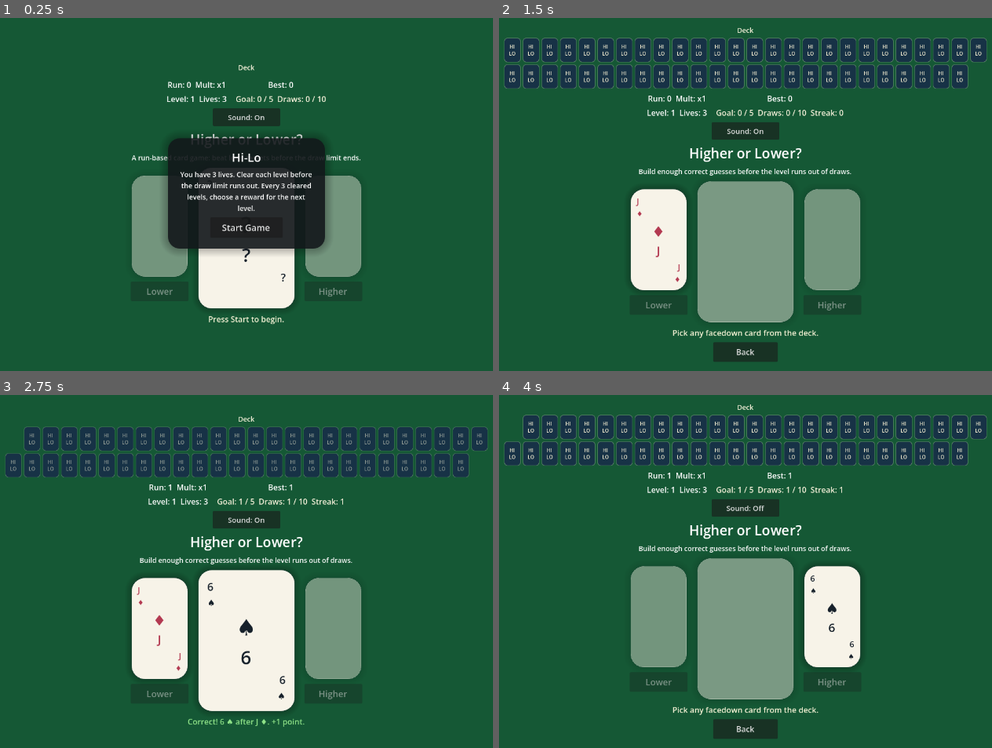
Above: before the commit, frames 1-4 (two rows, left to right).
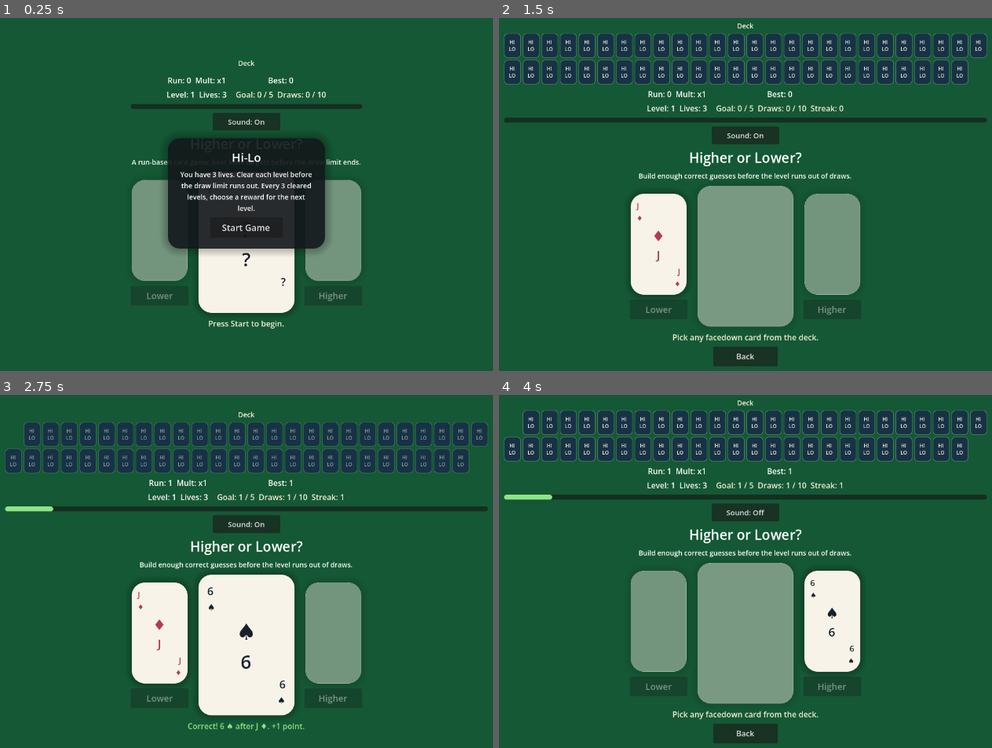
Above: after the commit, the same moments.

Repository: Vasile70Tanasa/hi-lo-godot
Game: Godot game, scene res://scenes/main.tscn
Two runs of this game, one before a commit and one after it. Both use one fixed random seed, a clock stepped at 60 frames per second and the inputs below.
Inputs:
- Up to frame 1 (0.25 s): no input
- Up to frame 2 (1.5 s): click "Start Game" at 0.5 s; click "Lower" at 1.25 s
- Up to frame 3 (2.75 s): click "HI LO" at 2 s
- Up to frame 4 (4 s): click "Sound: On" at 2.75 s; click "Higher" at 3.5 s

The runs differ from the first frame. In frame 1, 3.3% of the frame differs, in the area x 26-74%, y 12-88%; in frame 2, 12%, in the area x 0-100%, y 1-99%; in frame 3, 11%; in frame 4, 12%.

Commit message:
Add streak bar and persist streak between levels
Visual streak bar fills and changes color (green → yellow → orange → red)
as streak grows, with smooth tween animation. Streak no longer resets
between levels or on tie - only on wrong guess or wrong tie bet.

Co-Authored-By: Claude Sonnet 4.6 <noreply@anthropic.com>

Diff:
--- a/scripts/game_state.gd
+++ b/scripts/game_state.gd
@@ -46,6 +46,7 @@
 	run_score = 0
 	active_bonus_draws = 0
 	reward_choice_pending = false
+	current_streak = 0
 	_reset_level_progress()
 
 func get_level_number() -> int:
@@ -139,8 +140,8 @@
 
 	var extra_level_index: int = level_index - LEVEL_CONFIGS.size()
 	return {
-		"target": 10 + int((extra_level_index + 1) / 2),
-		"draw_limit": 10 + int(extra_level_index / 3),
+		"target": 10 + int((extra_level_index + 1) / 2.0),
+		"draw_limit": 10 + int(extra_level_index / 3.0),
 	}
 
 func get_streak_multiplier() -> int:
@@ -176,8 +177,6 @@
 
 func resolve_tie() -> Dictionary:
 	draws_used += 1
-	current_streak = 0
-	precision_chain = 0
 	consecutive_ties += 1
 	return _evaluate_attempt(true, 0)
 
@@ -186,8 +185,6 @@
 	var bonus: int = multiplier * 2
 	run_score += bonus
 	level_score += bonus
-	current_streak = 0
-	precision_chain = 0
 	consecutive_ties = 0
 	return _evaluate_attempt(true, bonus)
 
@@ -291,6 +288,5 @@
 func _reset_level_progress() -> void:
 	level_score = 0
 	draws_used = 0
-	current_streak = 0
-	precision_chain = 0
-	consecutive_ties = 0
+	precision_chain = 0
+	consecutive_ties = 0
--- a/scripts/main.gd
+++ b/scripts/main.gd
@@ -31,6 +31,8 @@
 var pending_reward_message: String = ""
 var shake_tween: Tween
 var bonus_banner_tween: Tween
+var streak_bar: ProgressBar
+var streak_bar_tween: Tween
 var card_sfx_player: AudioStreamPlayer
 var success_sfx_player: AudioStreamPlayer
 var fail_sfx_player: AudioStreamPlayer
@@ -107,6 +109,7 @@
 	_update_mute_button()
 	await get_tree().process_frame
 	_refresh_pivots()
+	_create_streak_bar()
 	_show_start_state()
 
 func start_game() -> void:
@@ -213,6 +216,61 @@
 	_set_modifier_banner_state(modifier_label, modifier_description)
 	_update_deck_label()
 	_rebuild_deck_view()
+	_update_streak_bar(streak_value)
+
+func _create_streak_bar() -> void:
+	var top_bar_node: GridContainer = $GameMargin/GameVBox/TopBar
+	var vbox: VBoxContainer = top_bar_node.get_parent() as VBoxContainer
+
+	streak_bar = ProgressBar.new()
+	streak_bar.min_value = 0
+	streak_bar.max_value = HIGH_STREAK_THRESHOLD
+	streak_bar.value = 0
+	streak_bar.show_percentage = false
+	streak_bar.custom_minimum_size = Vector2(0, 10)
+	streak_bar.size_flags_horizontal = Control.SIZE_EXPAND_FILL
+
+	var bg_style := StyleBoxFlat.new()
+	bg_style.bg_color = Color(0.08, 0.08, 0.08, 0.6)
+	bg_style.corner_radius_top_left = 5
+	bg_style.corner_radius_top_right = 5
+	bg_style.corner_radius_bottom_right = 5
+	bg_style.corner_radius_bottom_left = 5
+	streak_bar.add_theme_stylebox_override("background", bg_style)
+
+	vbox.add_child(streak_bar)
+	vbox.move_child(streak_bar, top_bar_node.get_index() + 1)
+	_apply_streak_bar_fill_style(0)
+
+func _streak_bar_color(streak: int) -> Color:
+	if streak >= HIGH_STREAK_THRESHOLD:
+		return Color("ff4444")
+	if streak >= MEDIUM_STREAK_THRESHOLD:
+		return Color("ff9944")
+	if streak >= 3:
+		return Color("ffd166")
+	return Color("8fe388")
+
+func _apply_streak_bar_fill_style(streak: int) -> void:
+	if streak_bar == null:
+		return
+	var fill_style := StyleBoxFlat.new()
+	fill_style.bg_color = _streak_bar_color(streak)
+	fill_style.corner_radius_top_left = 5
+	fill_style.corner_radius_top_right = 5
+	fill_style.corner_radius_bottom_right = 5
+	fill_style.corner_radius_bottom_left = 5
+	streak_bar.add_theme_stylebox_override("fill", fill_style)
+
+func _update_streak_bar(streak: int) -> void:
+	if streak_bar == null:
+		return
+	_apply_streak_bar_fill_style(streak)
+	if streak_bar_tween != null:
+		streak_bar_tween.kill()
+	streak_bar_tween = create_tween()
+	streak_bar_tween.set_trans(Tween.TRANS_CUBIC).set_ease(Tween.EASE_OUT)
+	streak_bar_tween.tween_property(streak_bar, "value", float(mini(streak, HIGH_STREAK_THRESHOLD)), 0.25)
 
 func _current_level_brief() -> String:
 	if game_state == null:
